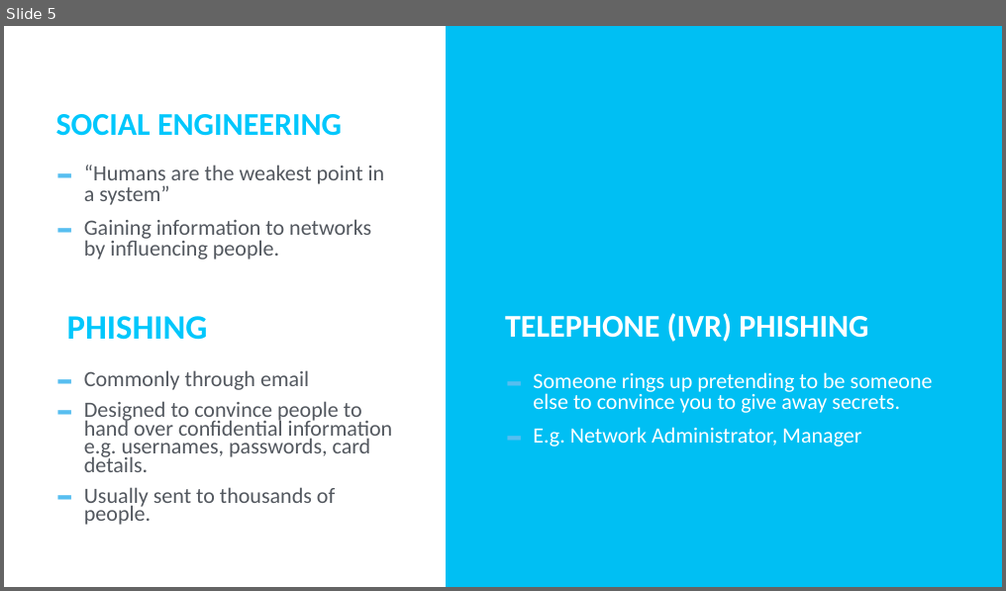
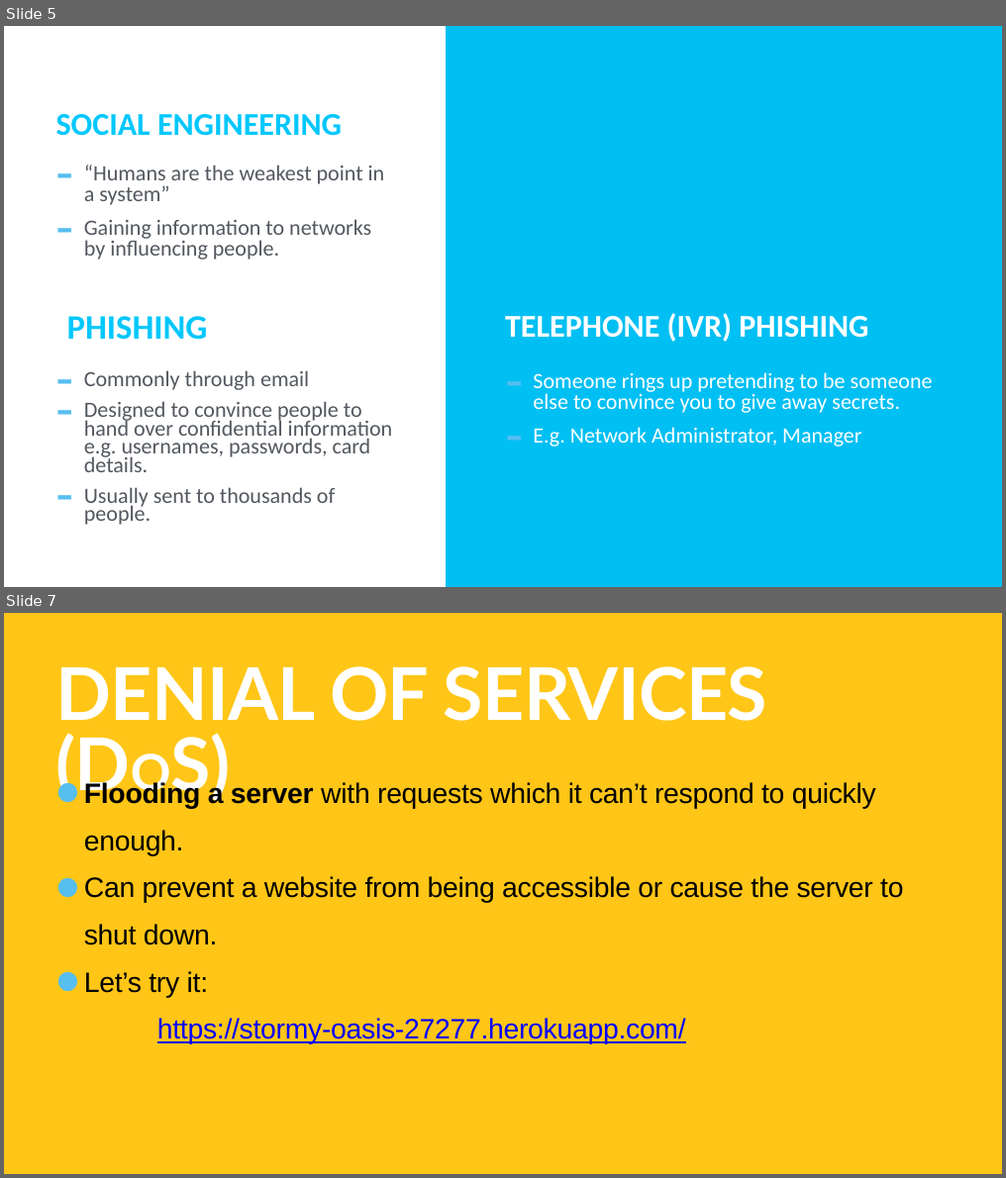
Before and after one commit to TommyWoodley/teaching, a slide deck: Y10/Attacks/AttacksPresentation.pptx. Shown one above the other, each under a label of ours: slide 5 before the commit, slides 5 and 7 after it; the slides between them are not shown. The pictures are 1006x591 and 1006x1178 pixels, drawn with LibreOffice and Linux fonts; fonts in the diff are those of the drawing. Boxes give left, top, right and bottom in pixels: in the first picture for what was removed or moved away, otherwise in the second. Text is boxed around its words. In the diff, an @@ line names an element or a change of style, - is before the commit and + after.

```diff
--- a/Y10/Attacks/AttacksPresentation.pptx
+++ b/Y10/Attacks/AttacksPresentation.pptx
@@ slide 7 added at <box>4,613,1002,1174</box>, background #FFC617 @@
@@ title added at <box>56,666,767,734</box>, 140 pt, text #FFFFFF, bold @@
+DENIAL OF SERVICES (DOS)
@@ text added at <box>84,781,903,1045</box>, 54 pt, text #000000 @@
+• Flooding a server with requests which it can’t respond to quickly enough.
+• Can prevent a website from being accessible or cause the server to shut down.
+• Let’s try it:
+  https://stormy-oasis-27277.herokuapp.com/
```
Also in this commit, not shown: 3 other slides added, 8 slides removed, 1 other file.
